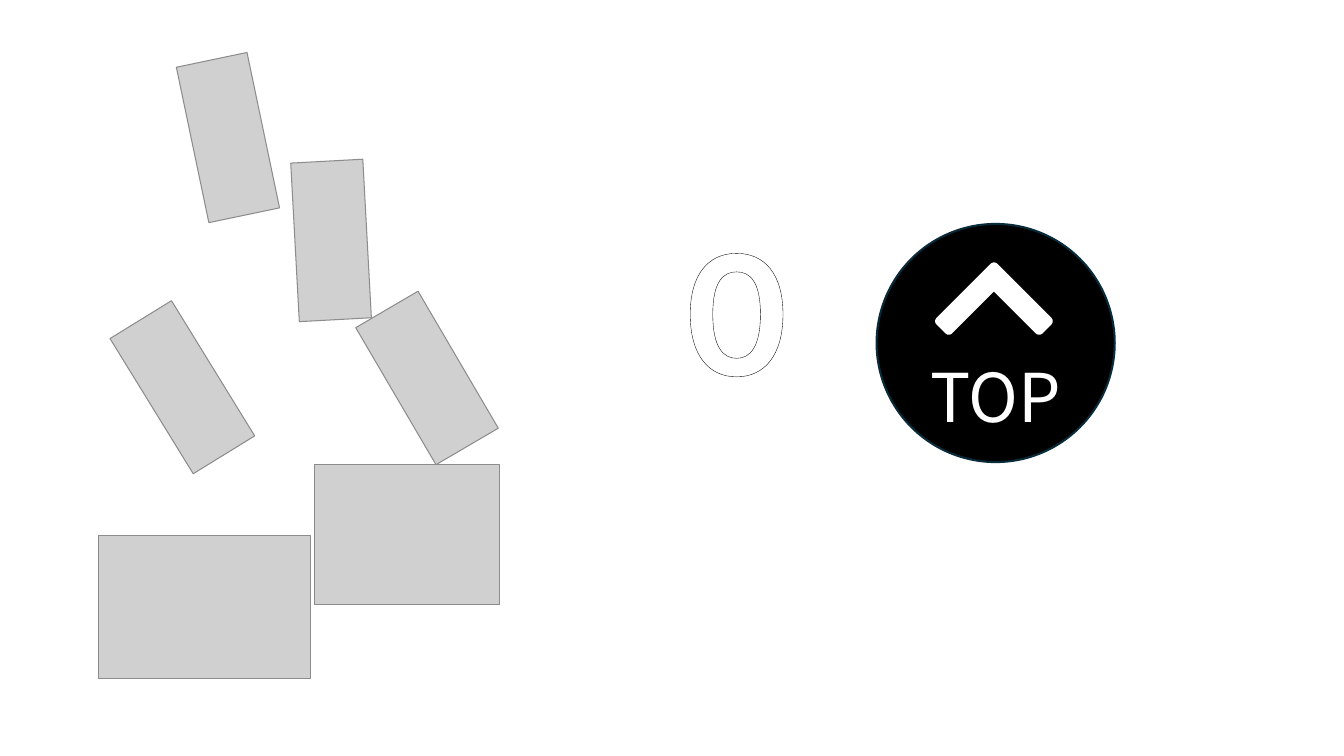
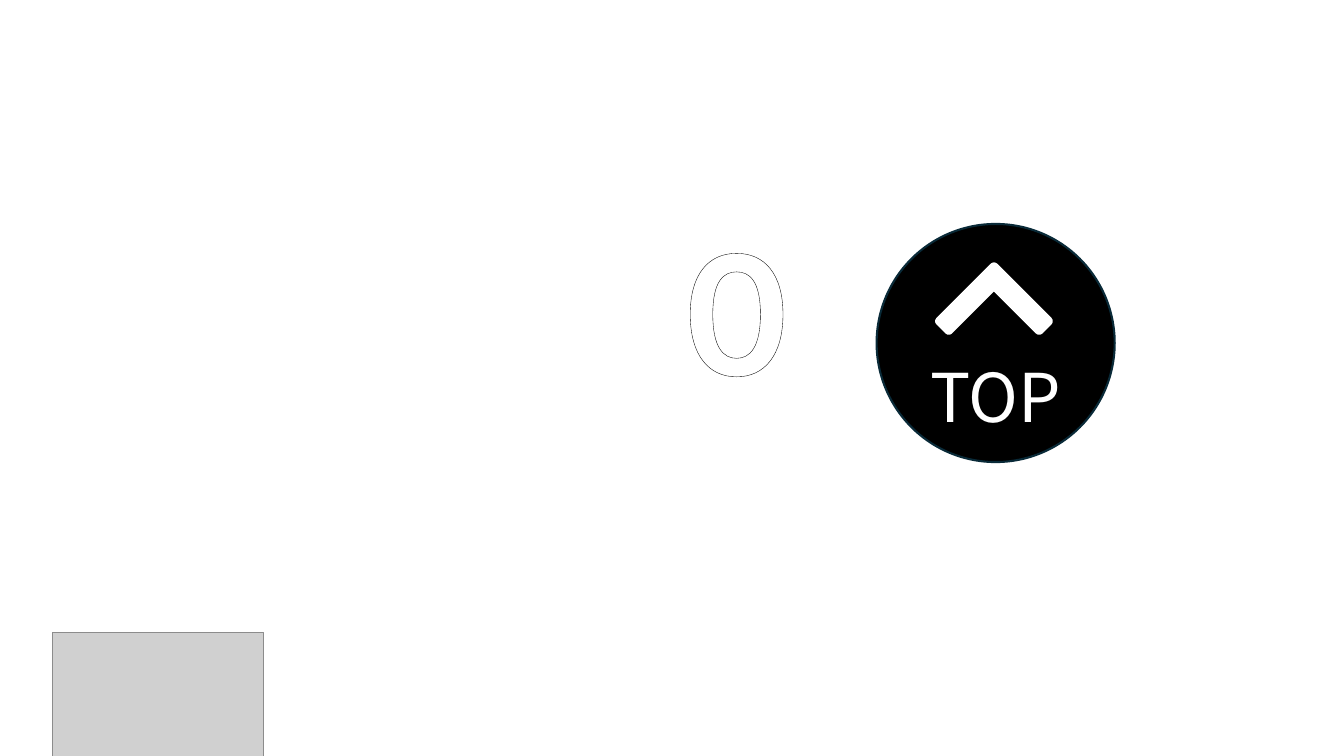
Before and after one commit to dan0228/mahjong-vue-app, a slide deck: slide 3 of public/assets/images/図作成用.pptx. Drawn at 1344x756 pixels with LibreOffice and Linux fonts; fonts in the diff are those of the drawing; grey boxes stand for pictures. Boxes give left, top, right and bottom in pixels: in the first picture for what was removed or moved away, otherwise in the second. Text is boxed around its words. In the diff, an @@ line names an element or a change of style, - is before the commit and + after.

```diff
--- a/public/assets/images/図作成用.pptx
+++ b/public/assets/images/図作成用.pptx
@@ group removed at [110, 53, 500, 604]: 5 pictures @@
@@ picture: place and size @@
-picture at [99, 536, 311, 680]
+picture at [52, 632, 264, 756]
```
Also in this commit, not shown: 1 other slide changed, 1 slide added, 2 slides removed, 26 other files.
